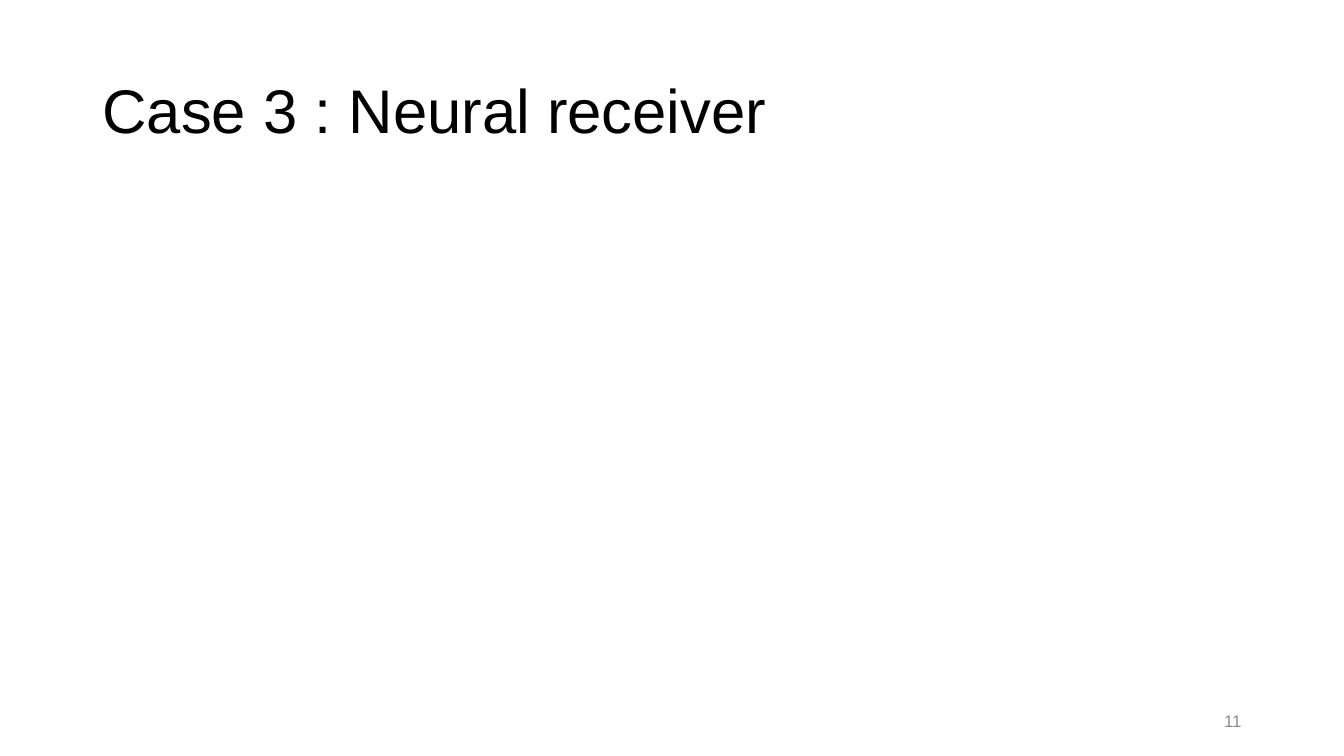
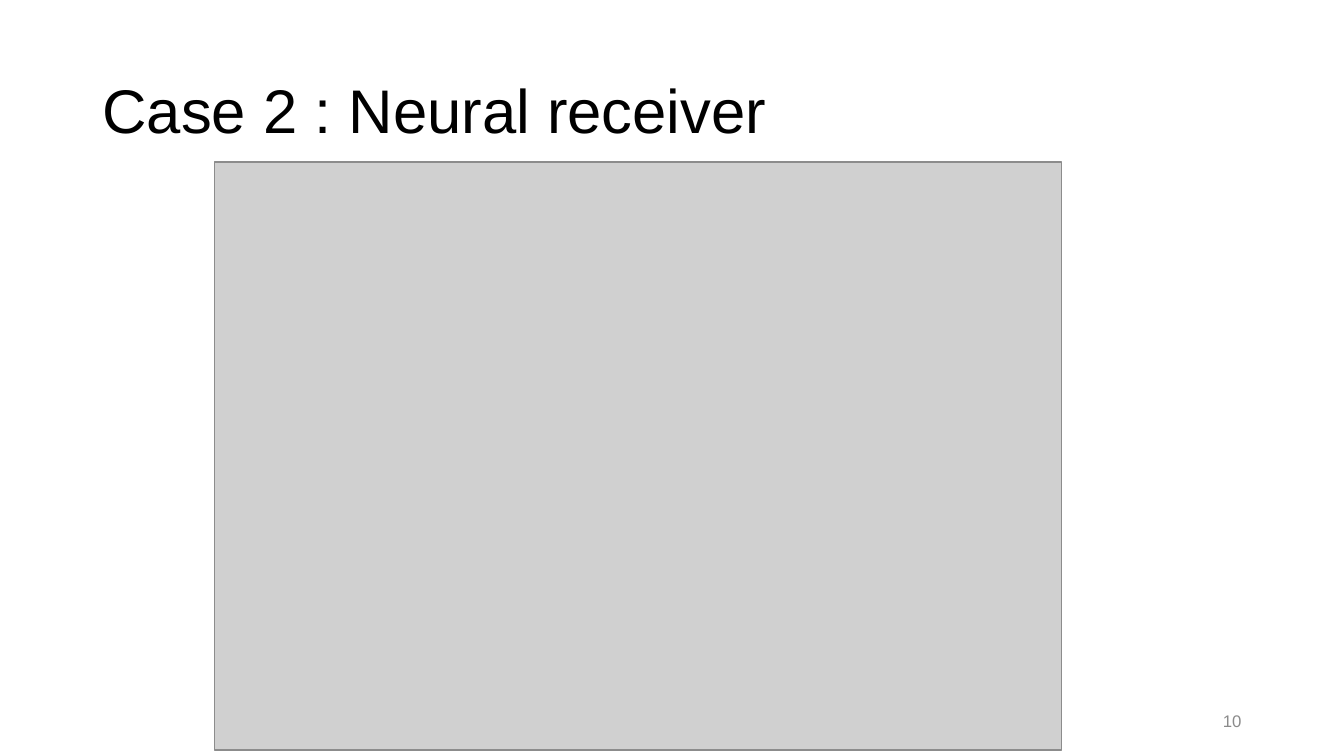
Before and after one commit to NYCU-ICCLab/sionna_introduction, a slide deck: slide 10 of sionna_introduction.pptx (slide 11 before the commit). Drawn at 1344x756 pixels with LibreOffice and Linux fonts; fonts in the diff are those of the drawing; grey boxes stand for pictures; background and template pictures are left out. Boxes give left, top, right and bottom in pixels: in the first picture for what was removed or moved away, otherwise in the second. Text is boxed around its words. In the diff, an @@ line names an element or a change of style, - is before the commit and + after.

Commit message:
update ppt

```diff
--- a/sionna_introduction.pptx
+++ b/sionna_introduction.pptx
@@ title at <box>102,88,766,134</box>: text changed @@
-Case 3 : Neural receiver
+Case 2 : Neural receiver
@@ picture added at <box>215,162,1062,750</box> @@
@@ page number at <box>1223,715,1242,727</box>: text changed @@
-11
+10
```
Also in this commit, not shown: 2 other slides changed, 1 other file.
